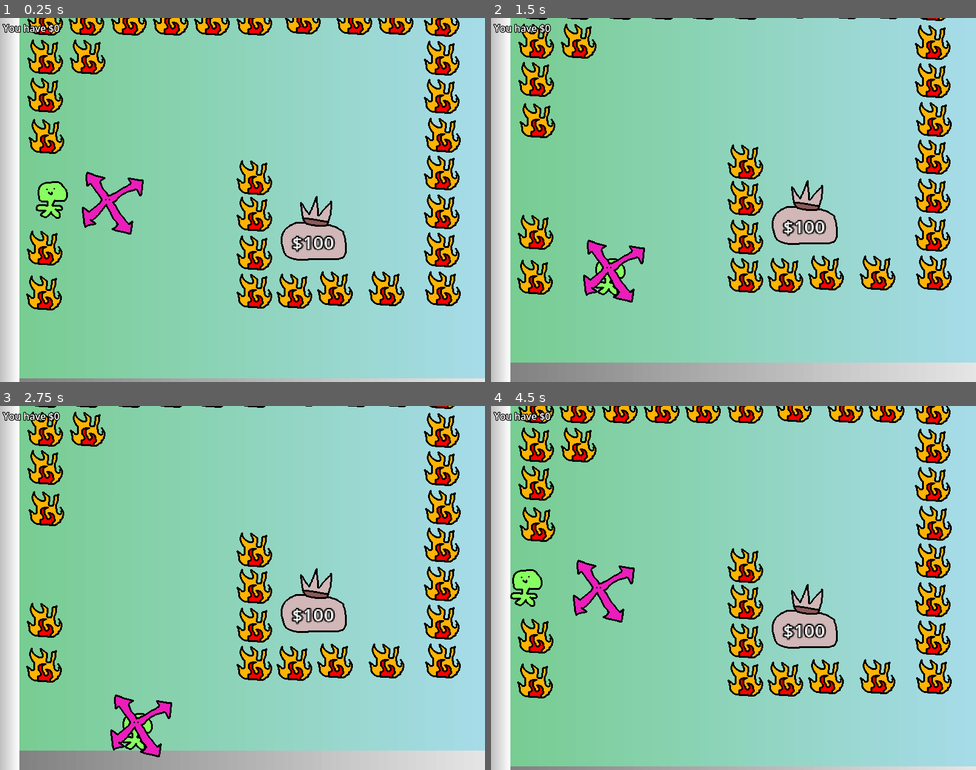
Above: before the commit, frames 1-4 (two rows, left to right).
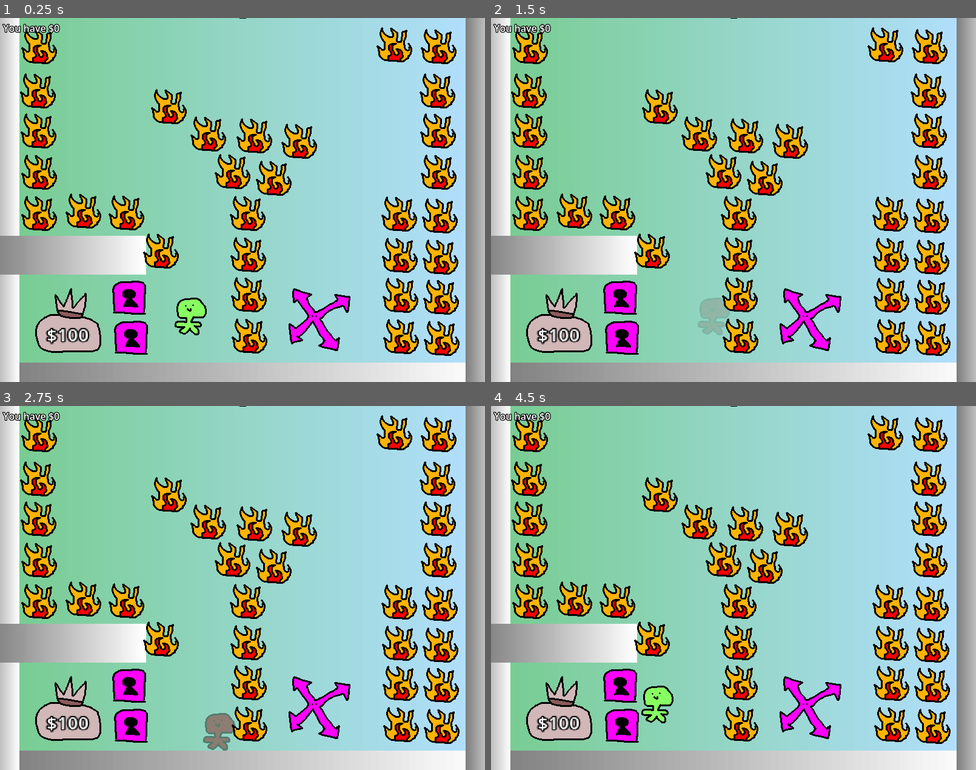
Above: after the commit, the same moments.

Repository: denniscarr/mask
Game: Godot game, scene res://global/main.tscn
Two runs of this game, one before a commit and one after it. Both use one fixed random seed, a clock stepped at 60 frames per second and the inputs below.
Inputs:
- Up to frame 1 (0.25 s): no input
- Up to frame 2 (1.5 s): tap Enter at 0.5 s; hold Right (right) 0.53-1.28 s; hold Down (down) from 1.28 s (still down)
- Up to frame 3 (2.75 s): release Down (down) at 2.03 s; hold Right (right) from 2.03 s (still down)
- Up to frame 4 (4.5 s): release Right (right) at 2.78 s; hold Up (up) 2.78-3.53 s; hold Left (left) from 3.53 s (still down)

The runs differ from the first frame. In frame 1, 37% of the frame differs, in the area x 0-100%, y 0-100%; in frame 2, 32%; in frame 3, 32%; in frame 4, 37%.
Error after the commit: Invalid call. Nonexistent function 'start' in base 'Node2D (Level)'. (res://global/game_manager.gd:33)

Commit message:
Add locked doors and new level

Diff:
--- /dev/null
+++ b/door/door.gd
@@ -0,0 +1,22 @@
+class_name Door
+extends Node2D
+
+@onready var _body_shape: CollisionShape2D = $StaticBody2D/CollisionShape2D
+@onready var _sprite: Sprite2D = $Sprite2D
+@onready var _area: Area2D = $Area2D
+
+
+func _ready():
+	_area.body_entered.connect(_on_area_body_entered)
+
+
+func _open():
+	_body_shape.set_deferred("disabled", true)
+	_sprite.visible = false
+
+
+func _on_area_body_entered(body: Node2D):
+	if body is Player:
+		var mask := (body as Player).get_mask()
+		if mask and mask.modulate == modulate:
+			_open()
--- /dev/null
+++ b/door/door.tscn
@@ -0,0 +1,29 @@
+[gd_scene format=3 uid="uid://o3gfxhomw487"]
+
+[ext_resource type="Texture2D" uid="uid://cuitbuggw8qf3" path="res://sprites/door.png" id="1_plcny"]
+[ext_resource type="Script" uid="uid://cqpxuct6ek5uj" path="res://door/door.gd" id="1_rdd60"]
+
+[sub_resource type="RectangleShape2D" id="RectangleShape2D_uqfuw"]
+size = Vector2(56, 56)
+
+[sub_resource type="RectangleShape2D" id="RectangleShape2D_plcny"]
+size = Vector2(64, 64)
+
+[node name="Door" type="Node2D" unique_id=67950603]
+script = ExtResource("1_rdd60")
+
+[node name="Sprite2D" type="Sprite2D" parent="." unique_id=1451810111]
+texture = ExtResource("1_plcny")
+
+[node name="StaticBody2D" type="StaticBody2D" parent="." unique_id=1383704311]
+
+[node name="CollisionShape2D" type="CollisionShape2D" parent="StaticBody2D" unique_id=1548256094]
+visible = false
+position = Vector2(0, 1)
+shape = SubResource("RectangleShape2D_uqfuw")
+
+[node name="Area2D" type="Area2D" parent="." unique_id=1303196042]
+
+[node name="CollisionShape2D" type="CollisionShape2D" parent="Area2D" unique_id=1367940546]
+visible = false
+shape = SubResource("RectangleShape2D_plcny")
--- a/fire/fire.tscn
+++ b/fire/fire.tscn
@@ -10,4 +10,5 @@
 texture = ExtResource("1_uyrjx")
 
 [node name="CollisionPolygon2D" type="CollisionPolygon2D" parent="." unique_id=576392381]
+visible = false
 polygon = PackedVector2Array(-20, 2, -26, -2, -24, 11, -16, 20, 12, 23, 23, 18, 29, 4, 25, -5, 19, -14, 20, -27, 14, -26, 13, -18, 6, -18, 2, -27, -5, -32, -5, -26, -17, -26, -20, -32, -23, -21, -16, -8, -16, 2)
--- a/level/level.gd
+++ b/level/level.gd
@@ -37,6 +37,10 @@
 	_goal.collected.connect(_on_goal_collected)
 	_player.died.connect(_on_player_died)
 
+	_cam.limit_right = int(_bg_tex.size.x - SCREEN_SIZE.x)
+	_cam.limit_bottom = int(_bg_tex.size.y - SCREEN_SIZE.y)
+	_state = State.GAMEPLAY
+
 
 func _physics_process(_delta: float) -> void:
 	if Engine.is_editor_hint():
@@ -46,12 +50,6 @@
 		if _player and not _player.is_queued_for_deletion():
 			_cam.global_position.x = _player.global_position.x - SCREEN_SIZE.x / 2
 			_cam.global_position.y = _player.global_position.y - SCREEN_SIZE.y / 2
-
-
-func start():
-	_cam.limit_right = int(_bg_tex.size.x - SCREEN_SIZE.x)
-	_cam.limit_bottom = int(_bg_tex.size.y - SCREEN_SIZE.y)
-	_state = State.GAMEPLAY
 
 
 func _update_size():
--- a/level/level_base.tscn
+++ b/level/level_base.tscn
@@ -24,6 +24,7 @@
 [node name="BGTextureRect" type="TextureRect" parent="BGCanvasLayer" unique_id=1647277329]
 offset_right = 800.0
 offset_bottom = 600.0
+metadata/_edit_lock_ = true
 
 [node name="CanvasLayer" type="CanvasLayer" parent="." unique_id=214695427]
 
@@ -40,15 +41,19 @@
 
 [node name="WallN" parent="Walls" unique_id=1742141024 instance=ExtResource("4_tvde0")]
 position = Vector2(400, 0)
+metadata/_edit_lock_ = true
 
 [node name="WallS" parent="Walls" unique_id=1721421304 instance=ExtResource("4_tvde0")]
 position = Vector2(400, 600)
+metadata/_edit_lock_ = true
 
 [node name="WallW" parent="Walls" unique_id=1652649850 instance=ExtResource("4_tvde0")]
 position = Vector2(0, 300)
+metadata/_edit_lock_ = true
 
 [node name="WallE" parent="Walls" unique_id=963827298 instance=ExtResource("4_tvde0")]
 position = Vector2(800, 300)
+metadata/_edit_lock_ = true
 
 [node name="Player" parent="." unique_id=14188593 instance=ExtResource("1_01rkt")]
 position = Vector2(173, 164)
--- a/level/level_mask_diag_2.tscn
+++ b/level/level_mask_diag_2.tscn
@@ -3,7 +3,9 @@
 [ext_resource type="PackedScene" uid="uid://3blnnw81pji4" path="res://level/level_base.tscn" id="1_uqfuw"]
 [ext_resource type="Texture2D" uid="uid://bhsqydrxupanq" path="res://sprites/tutorial_3.png" id="2_kjige"]
 [ext_resource type="PackedScene" uid="uid://ce3p0qo2o6388" path="res://fire/fire.tscn" id="3_7c7t0"]
+[ext_resource type="PackedScene" uid="uid://d138wjep6opdo" path="res://wall/wall.tscn" id="3_kjige"]
 [ext_resource type="PackedScene" uid="uid://c52qe8kg8pvwi" path="res://mask/mask_x.tscn" id="4_nxnle"]
+[ext_resource type="PackedScene" uid="uid://o3gfxhomw487" path="res://door/door.tscn" id="4_uqfuw"]
 
 [sub_resource type="Gradient" id="Gradient_1uhir"]
 colors = PackedColorArray(0.46400005, 0.8, 0.5592, 1, 0.7, 0.87500006, 1, 1)
@@ -12,7 +14,6 @@
 gradient = SubResource("Gradient_1uhir")
 
 [node name="LevelMaskDiag2" unique_id=650837852 instance=ExtResource("1_uqfuw")]
-_size_x = 1000.0
 _size_y = 700.0
 
 [node name="Tutorial1" type="Sprite2D" parent="." index="0" unique_id=1409912106]
@@ -22,118 +23,163 @@
 texture = ExtResource("2_kjige")
 
 [node name="BGTextureRect" parent="BGCanvasLayer" parent_id_path=PackedInt32Array(1087445996) index="0" unique_id=1647277329]
-offset_right = 1000.0
+offset_left = -1.0
+offset_right = 799.0
 offset_bottom = 700.0
 texture = SubResource("GradientTexture2D_rxx7b")
 
-[node name="WallN" parent="Walls" parent_id_path=PackedInt32Array(1910068367) index="0" unique_id=1742141024]
-position = Vector2(500, 0)
-
 [node name="WallS" parent="Walls" parent_id_path=PackedInt32Array(1910068367) index="1" unique_id=1721421304]
-position = Vector2(500, 700)
+position = Vector2(400, 700)
 
 [node name="WallW" parent="Walls" parent_id_path=PackedInt32Array(1910068367) index="2" unique_id=1652649850]
 position = Vector2(0, 350)
 
 [node name="WallE" parent="Walls" parent_id_path=PackedInt32Array(1910068367) index="3" unique_id=963827298]
-position = Vector2(1000, 350)
+position = Vector2(800, 350)
+
+[node name="Wall" parent="Walls" parent_id_path=PackedInt32Array(1910068367) index="4" unique_id=779085002 instance=ExtResource("3_kjige")]
+position = Vector2(110, 491)
+scale = Vector2(4.08, 1)
 
 [node name="Player" parent="." index="5" unique_id=14188593]
-position = Vector2(83, 374)
+position = Vector2(312, 592)
 
 [node name="Goal" parent="." index="6" unique_id=1783309156]
-position = Vector2(518, 422)
+position = Vector2(113, 600)
 
-[node name="Fire" parent="." index="7" unique_id=873811837 instance=ExtResource("3_7c7t0")]
-position = Vector2(419, 529)
+[node name="MaskDiag" parent="." index="7" unique_id=1223717646 instance=ExtResource("4_nxnle")]
+position = Vector2(519, 593)
 
-[node name="Fire2" parent="." index="8" unique_id=846005680 instance=ExtResource("3_7c7t0")]
-position = Vector2(419, 466)
+[node name="Door" parent="." index="8" unique_id=67950603 instance=ExtResource("4_uqfuw")]
+modulate = Color(1, 0, 1, 1)
+position = Vector2(216, 626)
 
-[node name="Fire3" parent="." index="9" unique_id=690007229 instance=ExtResource("3_7c7t0")]
-position = Vector2(419, 402)
+[node name="Door2" parent="." index="9" unique_id=590396639 instance=ExtResource("4_uqfuw")]
+modulate = Color(1, 0, 1, 1)
+position = Vector2(213, 560)
 
-[node name="Fire6" parent="." index="10" unique_id=1665729759 instance=ExtResource("3_7c7t0")]
-position = Vector2(485, 529)
+[node name="Fire" parent="." index="10" unique_id=873811837 instance=ExtResource("3_7c7t0")]
+position = Vector2(410, 561)
 
-[node name="Fire38" parent="." index="11" unique_id=2039130963 instance=ExtResource("3_7c7t0")]
-position = Vector2(419, 342)
+[node name="Fire2" parent="." index="11" unique_id=383556825 instance=ExtResource("3_7c7t0")]
+position = Vector2(411, 629)
 
-[node name="Fire56" parent="." index="12" unique_id=1908014645 instance=ExtResource("3_7c7t0")]
-position = Vector2(552, 525)
+[node name="Fire3" parent="." index="12" unique_id=971074879 instance=ExtResource("3_7c7t0")]
+position = Vector2(408, 427)
 
-[node name="Fire57" parent="." index="13" unique_id=1314069007 instance=ExtResource("3_7c7t0")]
-position = Vector2(637, 525)
+[node name="Fire27" parent="." index="13" unique_id=439334641 instance=ExtResource("3_7c7t0")]
+position = Vector2(383, 358)
 
-[node name="Fire47" parent="." index="14" unique_id=514007917 instance=ExtResource("3_7c7t0")]
-position = Vector2(144, 143)
+[node name="Fire28" parent="." index="14" unique_id=296623927 instance=ExtResource("3_7c7t0")]
+position = Vector2(343, 296)
 
-[node name="Fire42" parent="." index="15" unique_id=262665079 instance=ExtResource("3_7c7t0")]
-position = Vector2(499, 77)
+[node name="Fire9" parent="." index="15" unique_id=665519436 instance=ExtResource("3_7c7t0")]
+position = Vector2(451, 369)
 
-[node name="Fire13" parent="." index="16" unique_id=801531481 instance=ExtResource("3_7c7t0")]
-position = Vector2(72, 532)
-scale = Vector2(1.005102, 1)
+[node name="Fire14" parent="." index="16" unique_id=1305839843 instance=ExtResource("3_7c7t0")]
+position = Vector2(493, 308)
 
-[node name="Fire14" parent="." index="17" unique_id=955903662 instance=ExtResource("3_7c7t0")]
-position = Vector2(73, 458)
+[node name="Fire20" parent="." index="17" unique_id=58889316 instance=ExtResource("3_7c7t0")]
+position = Vector2(419, 299)
 
-[node name="Fire15" parent="." index="18" unique_id=1669952451 instance=ExtResource("3_7c7t0")]
-position = Vector2(76, 274)
+[node name="Fire29" parent="." index="18" unique_id=74268467 instance=ExtResource("3_7c7t0")]
+position = Vector2(278, 251)
 
-[node name="Fire21" parent="." index="19" unique_id=332035241 instance=ExtResource("3_7c7t0")]
-position = Vector2(142, 79)
+[node name="Fire4" parent="." index="19" unique_id=988851494 instance=ExtResource("3_7c7t0")]
+position = Vector2(409, 495)
 
-[node name="Fire22" parent="." index="20" unique_id=1655902955 instance=ExtResource("3_7c7t0")]
-position = Vector2(74, 206)
+[node name="Fire5" parent="." index="20" unique_id=373502274 instance=ExtResource("3_7c7t0")]
+position = Vector2(727, 565)
 
-[node name="Fire23" parent="." index="21" unique_id=782294540 instance=ExtResource("3_7c7t0")]
-position = Vector2(74, 143)
+[node name="Fire6" parent="." index="21" unique_id=1495545893 instance=ExtResource("3_7c7t0")]
+position = Vector2(728, 633)
 
-[node name="Fire24" parent="." index="22" unique_id=1857445827 instance=ExtResource("3_7c7t0")]
-position = Vector2(74, 79)
+[node name="Fire7" parent="." index="22" unique_id=1232496152 instance=ExtResource("3_7c7t0")]
+position = Vector2(725, 431)
 
-[node name="Fire27" parent="." index="23" unique_id=398684764 instance=ExtResource("3_7c7t0")]
-position = Vector2(212, 79)
+[node name="Fire8" parent="." index="23" unique_id=2128384283 instance=ExtResource("3_7c7t0")]
+position = Vector2(726, 499)
 
-[node name="Fire31" parent="." index="24" unique_id=16857862 instance=ExtResource("3_7c7t0")]
-position = Vector2(349, 79)
+[node name="Fire15" parent="." index="24" unique_id=2028738951 instance=ExtResource("3_7c7t0")]
+position = Vector2(722, 291)
 
-[node name="Fire40" parent="." index="25" unique_id=1548416900 instance=ExtResource("3_7c7t0")]
-position = Vector2(281, 79)
+[node name="Fire16" parent="." index="25" unique_id=1688548921 instance=ExtResource("3_7c7t0")]
+position = Vector2(723, 359)
 
-[node name="Fire41" parent="." index="26" unique_id=1314675067 instance=ExtResource("3_7c7t0")]
-position = Vector2(419, 79)
+[node name="Fire17" parent="." index="26" unique_id=1754661736 instance=ExtResource("3_7c7t0")]
+position = Vector2(723, 152)
 
-[node name="Fire30" parent="." index="27" unique_id=250658036 instance=ExtResource("3_7c7t0")]
-position = Vector2(652, 78)
+[node name="Fire19" parent="." index="27" unique_id=1711415735 instance=ExtResource("3_7c7t0")]
+position = Vector2(725, 74)
 
-[node name="Fire33" parent="." index="28" unique_id=1474878836 instance=ExtResource("3_7c7t0")]
-position = Vector2(584, 78)
+[node name="Fire26" parent="." index="28" unique_id=229856361 instance=ExtResource("3_7c7t0")]
+position = Vector2(650, 149)
 
-[node name="Fire34" parent="." index="29" unique_id=1262097302 instance=ExtResource("3_7c7t0")]
-position = Vector2(728, 208)
+[node name="Fire21" parent="." index="29" unique_id=844114891 instance=ExtResource("3_7c7t0")]
+position = Vector2(658, 75)
 
-[node name="Fire48" parent="." index="30" unique_id=75882258 instance=ExtResource("3_7c7t0")]
-position = Vector2(730, 272)
+[node name="Fire22" parent="." index="30" unique_id=1838555535 instance=ExtResource("3_7c7t0")]
+position = Vector2(593, 73)
 
-[node name="Fire35" parent="." index="31" unique_id=1846596954 instance=ExtResource("3_7c7t0")]
-position = Vector2(728, 145)
+[node name="Fire23" parent="." index="31" unique_id=31059871 instance=ExtResource("3_7c7t0")]
+position = Vector2(526, 74)
 
-[node name="Fire36" parent="." index="32" unique_id=116447083 instance=ExtResource("3_7c7t0")]
-position = Vector2(728, 81)
+[node name="Fire24" parent="." index="32" unique_id=301427520 instance=ExtResource("3_7c7t0")]
+position = Vector2(457, 76)
 
-[node name="Fire49" parent="." index="33" unique_id=1091862885 instance=ExtResource("3_7c7t0")]
-position = Vector2(728, 461)
+[node name="Fire25" parent="." index="33" unique_id=879014924 instance=ExtResource("3_7c7t0")]
+position = Vector2(390, 77)
 
-[node name="Fire50" parent="." index="34" unique_id=1064286670 instance=ExtResource("3_7c7t0")]
-position = Vector2(730, 525)
+[node name="Fire36" parent="." index="34" unique_id=1532764321 instance=ExtResource("3_7c7t0")]
+position = Vector2(331, 75)
 
-[node name="Fire51" parent="." index="35" unique_id=1339663439 instance=ExtResource("3_7c7t0")]
-position = Vector2(728, 398)
+[node name="Fire37" parent="." index="35" unique_id=53059460 instance=ExtResource("3_7c7t0")]
+position = Vector2(214, 72)
 
-[node name="Fire52" parent="." index="36" unique_id=413969388 instance=ExtResource("3_7c7t0")]
-position = Vector2(728, 334)
+[node name="Fire38" parent="." index="36" unique_id=1235442731 instance=ExtResource("3_7c7t0")]
+position = Vector2(271, 75)
 
-[node name="MaskDiag" parent="." index="37" unique_id=1223717646 instance=ExtResource("4_nxnle")]
-position = Vector2(178, 375)
+[node name="Fire39" parent="." index="37" unique_id=1245334720 instance=ExtResource("3_7c7t0")]
+position = Vector2(208, 426)
+
+[node name="Fire42" parent="." index="38" unique_id=46872113 instance=ExtResource("3_7c7t0")]
+position = Vector2(265, 489)
+
+[node name="Fire41" parent="." index="39" unique_id=1460332963 instance=ExtResource("3_7c7t0")]
+position = Vector2(137, 423)
+
+[node name="Fire40" parent="." index="40" unique_id=1108611351 instance=ExtResource("3_7c7t0")]
+position = Vector2(138, 73)
+
+[node name="Fire18" parent="." index="41" unique_id=170244326 instance=ExtResource("3_7c7t0")]
+position = Vector2(721, 225)
+
+[node name="Fire30" parent="." index="42" unique_id=407283907 instance=ExtResource("3_7c7t0")]
+position = Vector2(63, 291)
+
+[node name="Fire31" parent="." index="43" unique_id=317146396 instance=ExtResource("3_7c7t0")]
+position = Vector2(64, 359)
+
+[node name="Fire35" parent="." index="44" unique_id=1924761883 instance=ExtResource("3_7c7t0")]
+position = Vector2(64, 427)
+
+[node name="Fire32" parent="." index="45" unique_id=571107994 instance=ExtResource("3_7c7t0")]
+position = Vector2(64, 152)
+
+[node name="Fire33" parent="." index="46" unique_id=1508507855 instance=ExtResource("3_7c7t0")]
+position = Vector2(66, 74)
+
+[node name="Fire34" parent="." index="47" unique_id=1485304511 instance=ExtResource("3_7c7t0")]
+position = Vector2(62, 225)
+
+[node name="Fire10" parent="." index="48" unique_id=629037155 instance=ExtResource("3_7c7t0")]
+position = Vector2(660, 562)
+
+[node name="Fire11" parent="." index="49" unique_id=1069735997 instance=ExtResource("3_7c7t0")]
+position = Vector2(661, 630)
+
+[node name="Fire12" parent="." index="50" unique_id=526999689 instance=ExtResource("3_7c7t0")]
+position = Vector2(658, 428)
+
+[node name="Fire13" parent="." index="51" unique_id=818806673 instance=ExtResource("3_7c7t0")]
+position = Vector2(659, 496)
--- a/mask/mask_x.tscn
+++ b/mask/mask_x.tscn
@@ -8,7 +8,9 @@
 metadata/_custom_type_script = "uid://1qjhf6puvrhm"
 
 [node name="MaskDiag" unique_id=1223717646 instance=ExtResource("1_3rhce")]
+modulate = Color(1, 0, 1, 1)
 _player_movement = SubResource("Resource_chran")
 
 [node name="CollisionPolygon2D" type="CollisionPolygon2D" parent="Area2D" parent_id_path=PackedInt32Array(1916888071) index="0" unique_id=1226132917]
+visible = false
 polygon = PackedVector2Array(-10, -2, -28, -28, -34, -25, -35, -42, -33, -46, -21, -41, -7, -37, -14, -32, -9, -21, 1,  …(250 unchanged characters)…
--- a/player/player.gd
+++ b/player/player.gd
@@ -31,6 +31,12 @@
 	if _equipped_mask:
 		_equipped_mask.global_position = global_position + MASK_OFFSET
 
+func get_mask() -> Mask:
+	if _equipped_mask == null:
+		return null
+
+	return _equipped_mask
+
 
 func _equip_mask(mask: Mask):
 	_equipped_mask = mask
--- a/player/player.tscn
+++ b/player/player.tscn
@@ -21,8 +21,10 @@
 [node name="Area2D" type="Area2D" parent="." unique_id=308795460]
 
 [node name="CollisionPolygon2D" type="CollisionPolygon2D" parent="Area2D" unique_id=1218284135]
+visible = false
 polygon = PackedVector2Array(-17, 1, -20, -12, -16, -24, -7, -29, 14, -29, 26, -17, 28, -9, 23, 2, 7, 2, 4, 9, 16, 9, 20, 14, 18, 17, 11, 17, 16, 23, 15, 30, 11, 30, 1, 22, -6, 29, -15, 25, -9, 18, -21, 17, -23, 12, -19, 8, -5, 9, -5, 3)
 
 [node name="CollisionShape2D" type="CollisionShape2D" parent="." unique_id=1856497422]
+visible = false
 position = Vector2(2.5, 0)
 shape = SubResource("RectangleShape2D_g1dw6")
--- a/wall/wall.tscn
+++ b/wall/wall.tscn
@@ -14,7 +14,6 @@
 
 [node name="Wall" type="StaticBody2D" unique_id=1652649850]
 script = ExtResource("1_sef87")
-metadata/_edit_lock_ = true
 
 [node name="CollisionShape2D" type="CollisionShape2D" parent="." unique_id=544918034]
 shape = SubResource("RectangleShape2D_01rkt")
Not shown, added: door/door.gd.uid
Binary file added: sprites/door.png
Not shown, added: sprites/door.png.import
Binary file changed: sprites/mask_diag.png
Not shown, added: sprites/door.gal
Not shown, changed: sprites/mask_diag.gal
